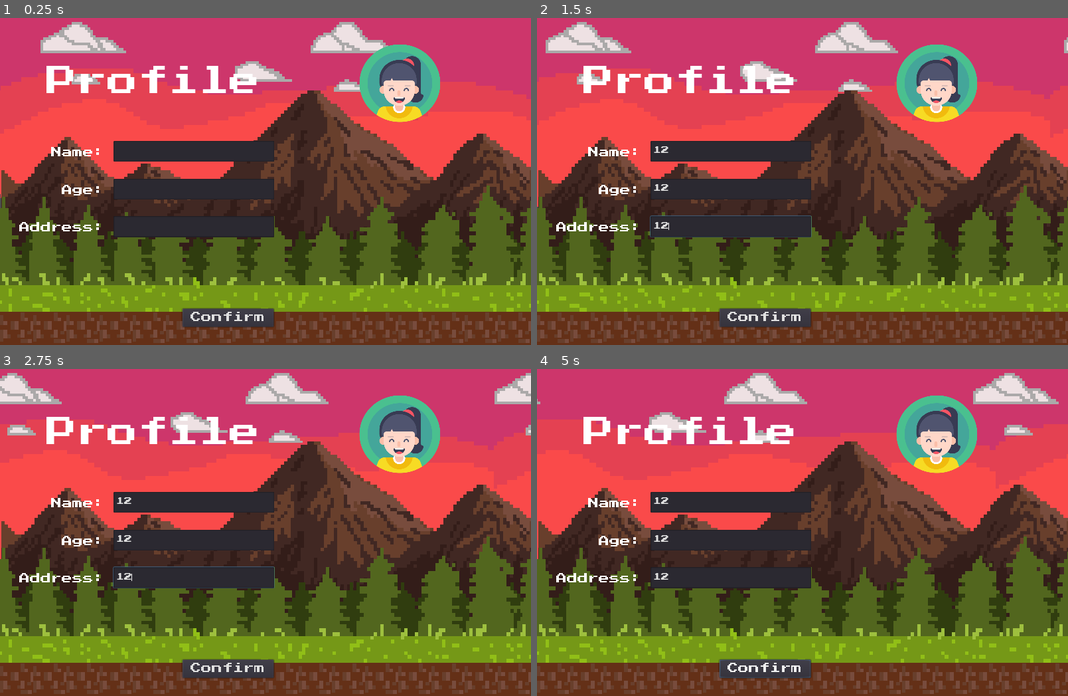
Above: before the commit, frames 1-4 (two rows, left to right).
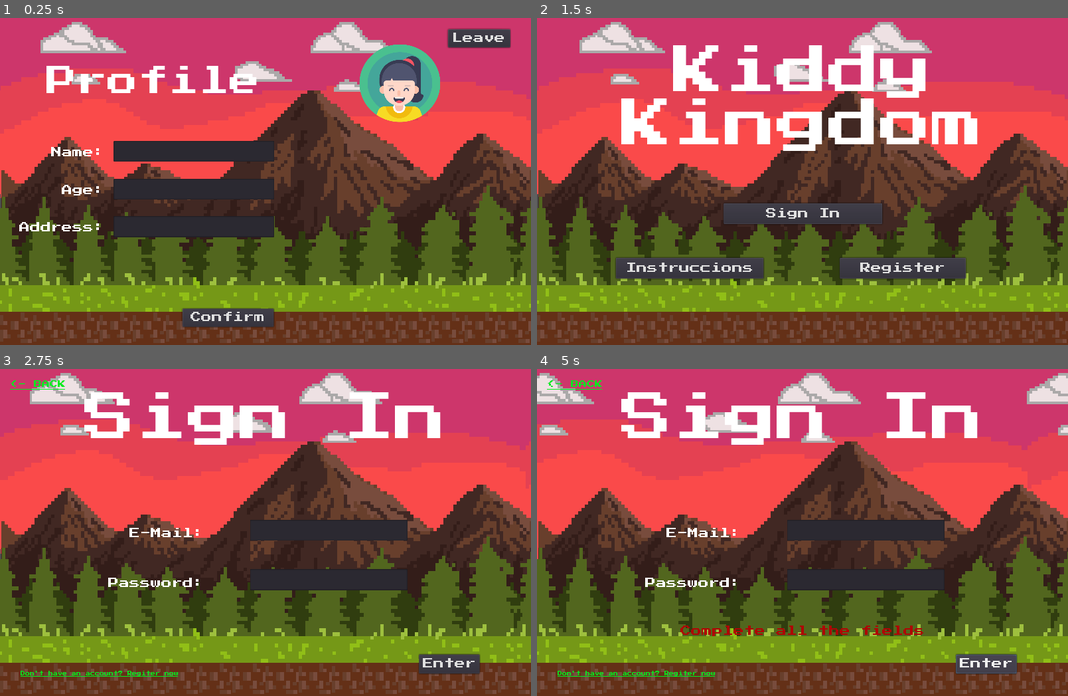
Above: after the commit, the same moments.

Repository: SamantaGarcia/VideoJuego_Seguridad
Game: Godot game, scene res://Scenes/main.tscn
The game is run twice, just before and just after one commit, with the same random seed, the same clock (stepped at 60 frames per second) and the same inputs. This scene is started directly instead of the project's main scene.
Inputs (mouse positions are in pixels of both pictures, inside the frame that each line leads up to):
- Up to frame 1 (0.25 s): no input
- Up to frame 2 (1.5 s): click (733, 152) at 0.52 s; type "12" at 0.6 s; click (733, 188) at 0.75 s; type "12" at 0.83 s; click (733, 227) at 0.98 s; type "12" at 1.07 s; click (1014, 37) at 1.25 s, where only the run after the commit has a clickable "Leave"
- Up to frame 3 (2.75 s): click (265, 565) at 2 s, where only the run after the commit has a clickable "Sign In"
- Up to frame 4 (5 s): click (765, 669) at 2.75 s, where only the run before the commit has a clickable "Confirm"; click (765, 669) at 3.5 s, where only the run before the commit has a clickable "Confirm"; click (988, 663) at 4.25 s, where only the run after the commit has a clickable "Enter"

The runs differ from the first frame. In frame 1, 0.8% of the frame differs, in the area x 84-97%, y 3-10%; in frame 2, 24%, in the area x 0-100%, y 1-95%; in frame 3, 18%; in frame 4, 19%.
Error in both runs: Invalid get index 'id' (on base: 'Dictionary'). (res://Scenes/main.gd:22)

Commit message:
Segunda iteracion

Diff:
--- a/KIDDY_KINGDOM_Security/Scenes/Login.gd
+++ b/KIDDY_KINGDOM_Security/Scenes/Login.gd
@@ -23,3 +23,7 @@
 
 func _on_LinkButton_pressed():
 	get_tree().change_scene("res://Scenes/Register.tscn")
+
+
+func _on_return_pressed():
+	get_tree().change_scene("res://Scenes/Welcome.tscn")
--- a/KIDDY_KINGDOM_Security/Scenes/Login.tscn
+++ b/KIDDY_KINGDOM_Security/Scenes/Login.tscn
@@ -24,6 +24,9 @@
 
 [sub_resource type="DynamicFont" id=5]
 size = 10
+font_data = ExtResource( 3 )
+
+[sub_resource type="DynamicFont" id=6]
 font_data = ExtResource( 3 )
 
 [node name="Login" type="Node2D"]
@@ -77,7 +80,7 @@
 [node name="login" type="Button" parent="."]
 margin_left = 808.0
 margin_top = 560.0
-margin_right = 946.0
+margin_right = 925.0
 margin_bottom = 597.0
 custom_fonts/font = SubResource( 3 )
 text = "Enter"
@@ -132,6 +135,19 @@
 __meta__ = {
 "_edit_use_anchors_": false
 }
+
+[node name="return" type="LinkButton" parent="."]
+margin_left = 19.0712
+margin_top = 32.0
+margin_right = 131.071
+margin_bottom = 64.0
+custom_fonts/font = SubResource( 6 )
+custom_colors/font_color = Color( 0.0235294, 0.92549, 0.121569, 1 )
+text = "<- BACK"
+__meta__ = {
+"_edit_use_anchors_": false
+}
 [connection signal="pressed" from="login" to="." method="_on_login_pressed"]
 [connection signal="request_completed" from="HTTPRequest" to="." method="_on_HTTPRequest_request_completed"]
 [connection signal="pressed" from="LinkButton" to="." method="_on_LinkButton_pressed"]
+[connection signal="pressed" from="return" to="." method="_on_return_pressed"]
--- a/KIDDY_KINGDOM_Security/Scenes/Register.gd
+++ b/KIDDY_KINGDOM_Security/Scenes/Register.gd
@@ -28,3 +28,7 @@
 		return
 
 	Firebase.register(email.text, password.text, http)
+
+
+func _on_LinkButton_pressed():
+	get_tree().change_scene("res://Scenes/Welcome.tscn")
--- a/KIDDY_KINGDOM_Security/Scenes/Register.tscn
+++ b/KIDDY_KINGDOM_Security/Scenes/Register.tscn
@@ -7,6 +7,11 @@
 
 [sub_resource type="DynamicFont" id=1]
 size = 95
+outline_color = Color( 0, 0, 0, 1 )
+font_data = ExtResource( 1 )
+
+[sub_resource type="DynamicFont" id=2]
+size = 21
 outline_color = Color( 0, 0, 0, 1 )
 font_data = ExtResource( 1 )
 
@@ -23,13 +28,11 @@
 [sub_resource type="DynamicFont" id=5]
 size = 21
 outline_color = Color( 0, 0, 0, 1 )
+extra_spacing_top = 5
+extra_spacing_bottom = 5
 font_data = ExtResource( 1 )
 
 [sub_resource type="DynamicFont" id=6]
-size = 21
-outline_color = Color( 0, 0, 0, 1 )
-extra_spacing_top = 5
-extra_spacing_bottom = 5
 font_data = ExtResource( 1 )
 
 [sub_resource type="DynamicFont" id=7]
@@ -45,12 +48,13 @@
 [node name="ParallaxBackground" parent="." instance=ExtResource( 2 )]
 
 [node name="Title" type="Label" parent="."]
-margin_top = 48.0
+margin_top = 66.0
 margin_right = 1024.0
-margin_bottom = 176.0
+margin_bottom = 194.0
 custom_fonts/font = SubResource( 1 )
 text = "Register"
 align = 1
+valign = 1
 __meta__ = {
 "_edit_use_anchors_": false
 }
@@ -125,7 +129,7 @@
 margin_top = 258.0
 margin_right = 799.0
 margin_bottom = 298.0
-custom_fonts/font = SubResource( 7 )
+custom_fonts/font = SubResource( 6 )
 max_length = 50
 __meta__ = {
 "_edit_use_anchors_": false
@@ -136,7 +140,7 @@
 margin_top = 326.0
 margin_right = 798.0
 margin_bottom = 366.0
-custom_fonts/font = SubResource( 7 )
+custom_fonts/font = SubResource( 6 )
 max_length = 40
 secret = true
 __meta__ = {
@@ -148,7 +152,7 @@
 margin_top = 398.0
 margin_right = 798.0
 margin_bottom = 438.0
-custom_fonts/font = SubResource( 7 )
+custom_fonts/font = SubResource( 6 )
 max_length = 40
 secret = true
 __meta__ = {
@@ -156,5 +160,18 @@
 }
 
 [node name="HTTPRequest" type="HTTPRequest" parent="."]
+
+[node name="LinkButton" type="LinkButton" parent="."]
+margin_left = 16.0
+margin_top = 36.0
+margin_right = 128.0
+margin_bottom = 52.0
+custom_fonts/font = SubResource( 7 )
+custom_colors/font_color = Color( 0.0235294, 0.92549, 0.121569, 1 )
+text = "<- BACK"
+__meta__ = {
+"_edit_use_anchors_": false
+}
 [connection signal="pressed" from="register" to="." method="_on_register_pressed"]
 [connection signal="request_completed" from="HTTPRequest" to="." method="_on_HTTPRequest_request_completed"]
+[connection signal="pressed" from="LinkButton" to="." method="_on_LinkButton_pressed"]
--- a/KIDDY_KINGDOM_Security/Scenes/main.gd
+++ b/KIDDY_KINGDOM_Security/Scenes/main.gd
@@ -63,3 +63,8 @@
 	content.text = profile.nameP.stringValue
 	content2.text = "Your content is for"
 	content3.text = profile.type.stringValue
+
+
+
+func _on_leave_pressed():
+	get_tree().change_scene("res://Scenes/Welcome.tscn")
--- a/KIDDY_KINGDOM_Security/Scenes/main.tscn
+++ b/KIDDY_KINGDOM_Security/Scenes/main.tscn
@@ -147,6 +147,17 @@
 "_edit_use_anchors_": false
 }
 
+[node name="leave" type="Button" parent="."]
+margin_left = 864.0
+margin_top = 32.0
+margin_right = 984.0
+margin_bottom = 67.0
+custom_fonts/font = SubResource( 5 )
+text = "Leave"
+__meta__ = {
+"_edit_use_anchors_": false
+}
+
 [node name="HTTPRequest" type="HTTPRequest" parent="."]
 
 [node name="content" type="Label" parent="."]
@@ -196,4 +207,5 @@
 "_edit_use_anchors_": false
 }
 [connection signal="pressed" from="Button" to="." method="_on_Button_pressed"]
+[connection signal="pressed" from="leave" to="." method="_on_leave_pressed"]
 [connection signal="request_completed" from="HTTPRequest" to="." method="_on_HTTPRequest_request_completed"]
Binary file added: KIDDY_KINGDOM_Security/Assets/Objects/back.png
Not shown, added: KIDDY_KINGDOM_Security/Assets/Objects/back.png.import
Not shown, added: KIDDY_KINGDOM_Security/Assets/Objects/btn.png.import
Not shown: 1 places in KIDDY_KINGDOM_Security/Scenes/Login.tscn that only renumber resources
Not shown: 6 places in KIDDY_KINGDOM_Security/Scenes/Register.tscn that only renumber resources
